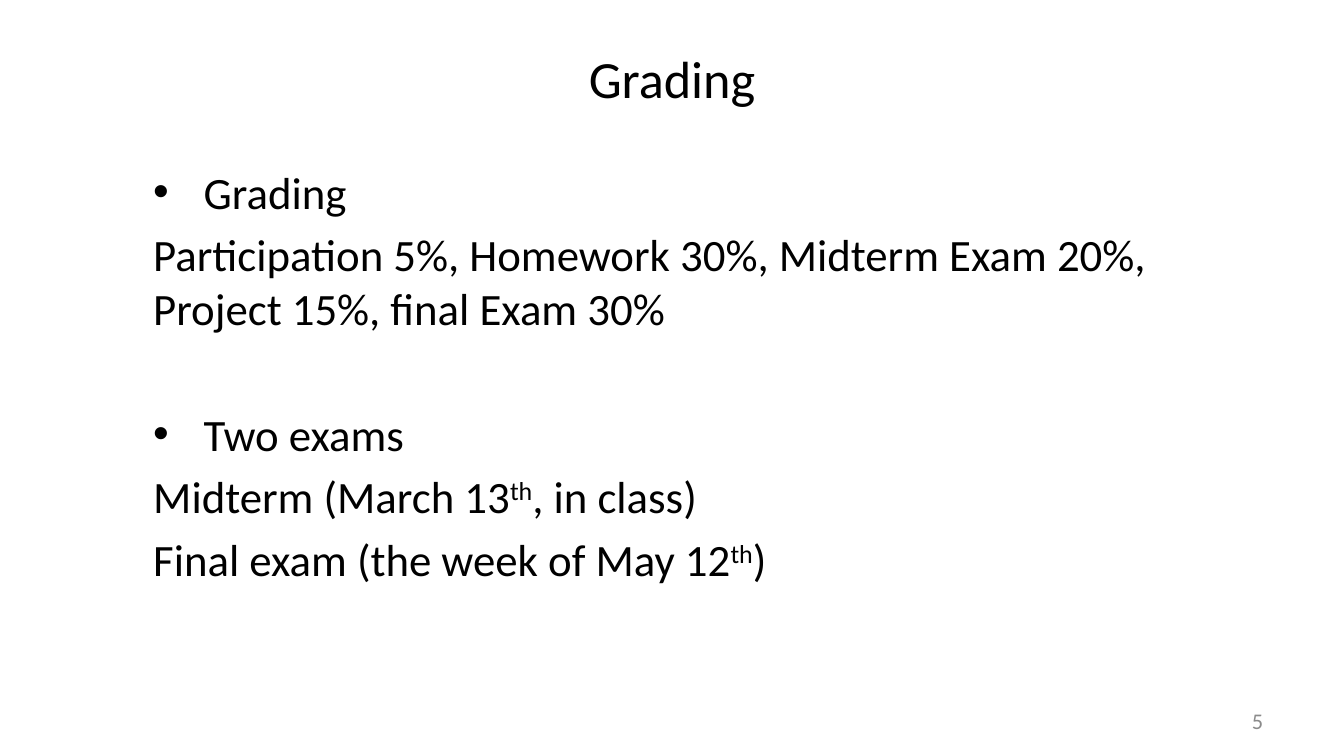
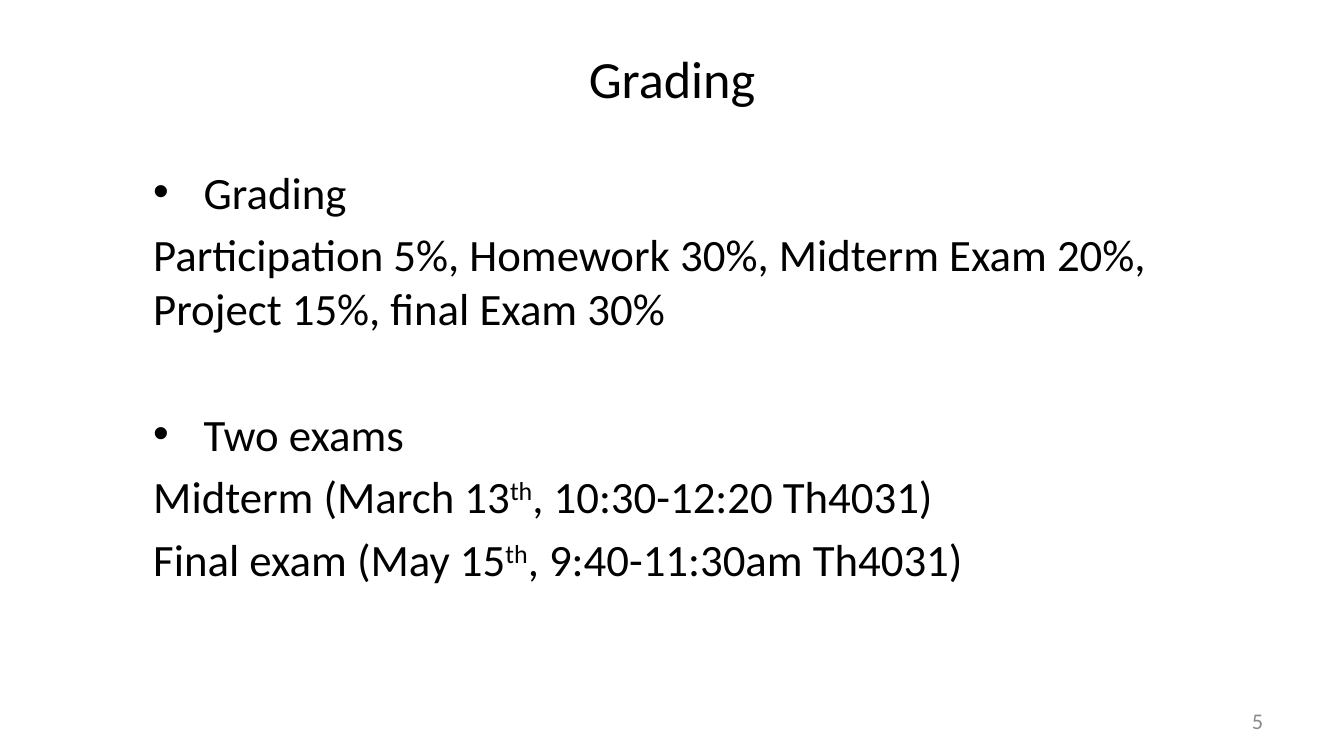
Before and after one commit to liu3zhenlab/teaching, a slide deck: slide 5 of PLPTH813Bioinformatis/2025/1_lecture/lecture01_overview_basis.pptx. Drawn at 1344x756 pixels with LibreOffice and Linux fonts; fonts in the diff are those of the drawing. Boxes give left, top, right and bottom in pixels: in the first picture for what was removed or moved away, otherwise in the second. Text is boxed around its words. In the diff, an @@ line names an element or a change of style, - is before the commit and + after.

```diff
--- a/PLPTH813Bioinformatis/2025/1_lecture/lecture01_overview_basis.pptx
+++ b/PLPTH813Bioinformatis/2025/1_lecture/lecture01_overview_basis.pptx
@@ text at (153,480,963,584): text changed @@
-Midterm (March 13th, in class)
-Final exam (the week of May 12th)
+Midterm (March 13th, 10:30-12:20 Th4031)
+Final exam (May 15th, 9:40-11:30am Th4031)
```
Also in this commit, not shown: 3 other slides changed, 3 other files.
